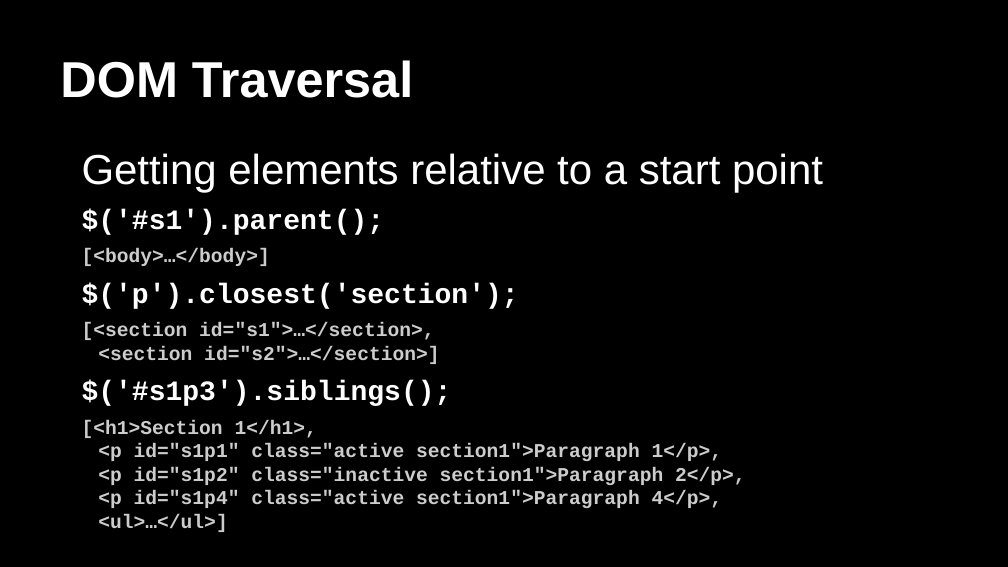
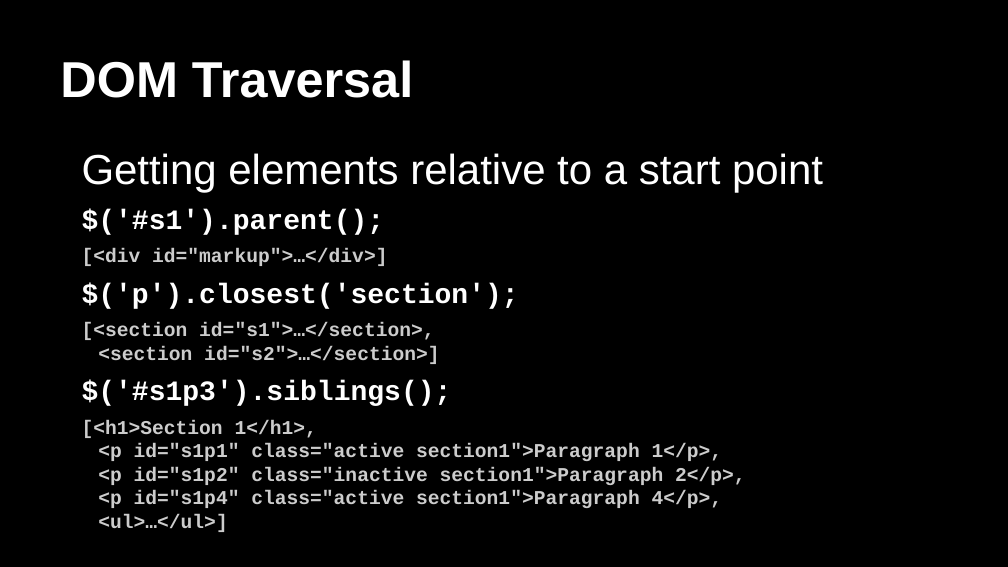
Before and after one commit to arapehl/drdobbsindia-jquery-workshop, a slide deck: slide 12 of Becoming a jQuery Expert.pptx. Drawn at 1008x567 pixels with LibreOffice and Linux fonts; fonts in the diff are those of the drawing. Boxes give left, top, right and bottom in pixels: in the first picture for what was removed or moved away, otherwise in the second. Text is boxed around its words. In the diff, an @@ line names an element or a change of style, - is before the commit and + after.

```diff
--- a/Becoming a jQuery Expert.pptx
+++ b/Becoming a jQuery Expert.pptx
@@ text at <box>82,249,387,266</box>: text changed @@
-[<body>…</body>]
+[<div id="markup">…</div>]
```
Also in this commit, not shown: 7 other slides changed, 1 slide removed, 1 other file.
